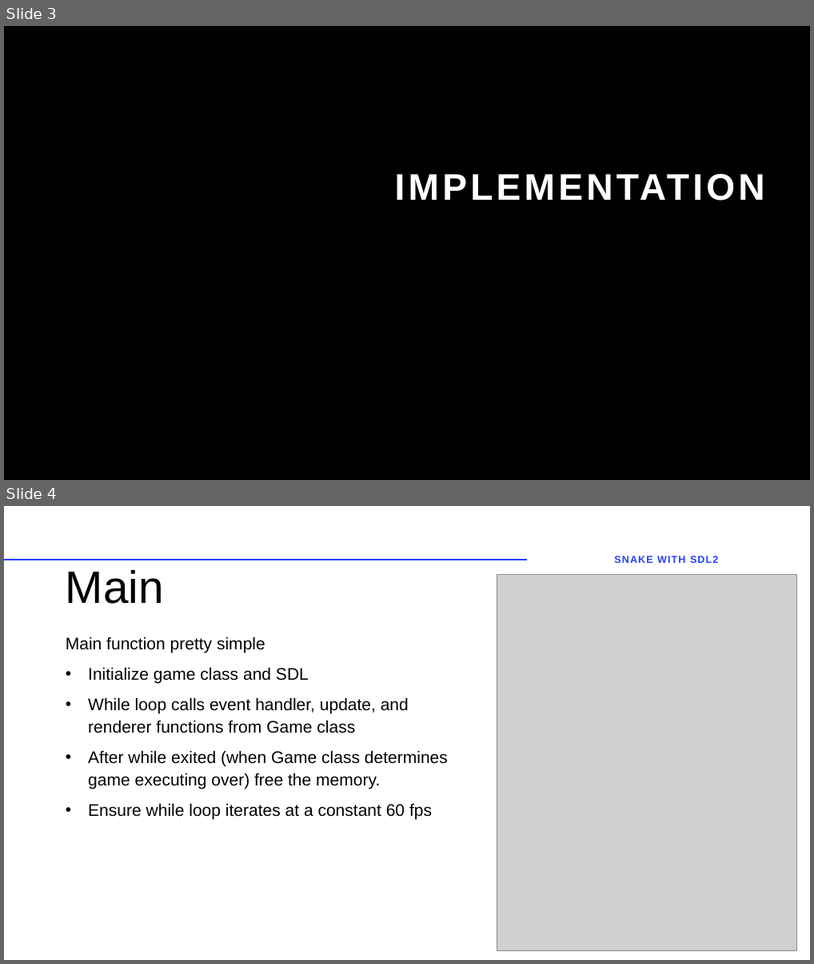
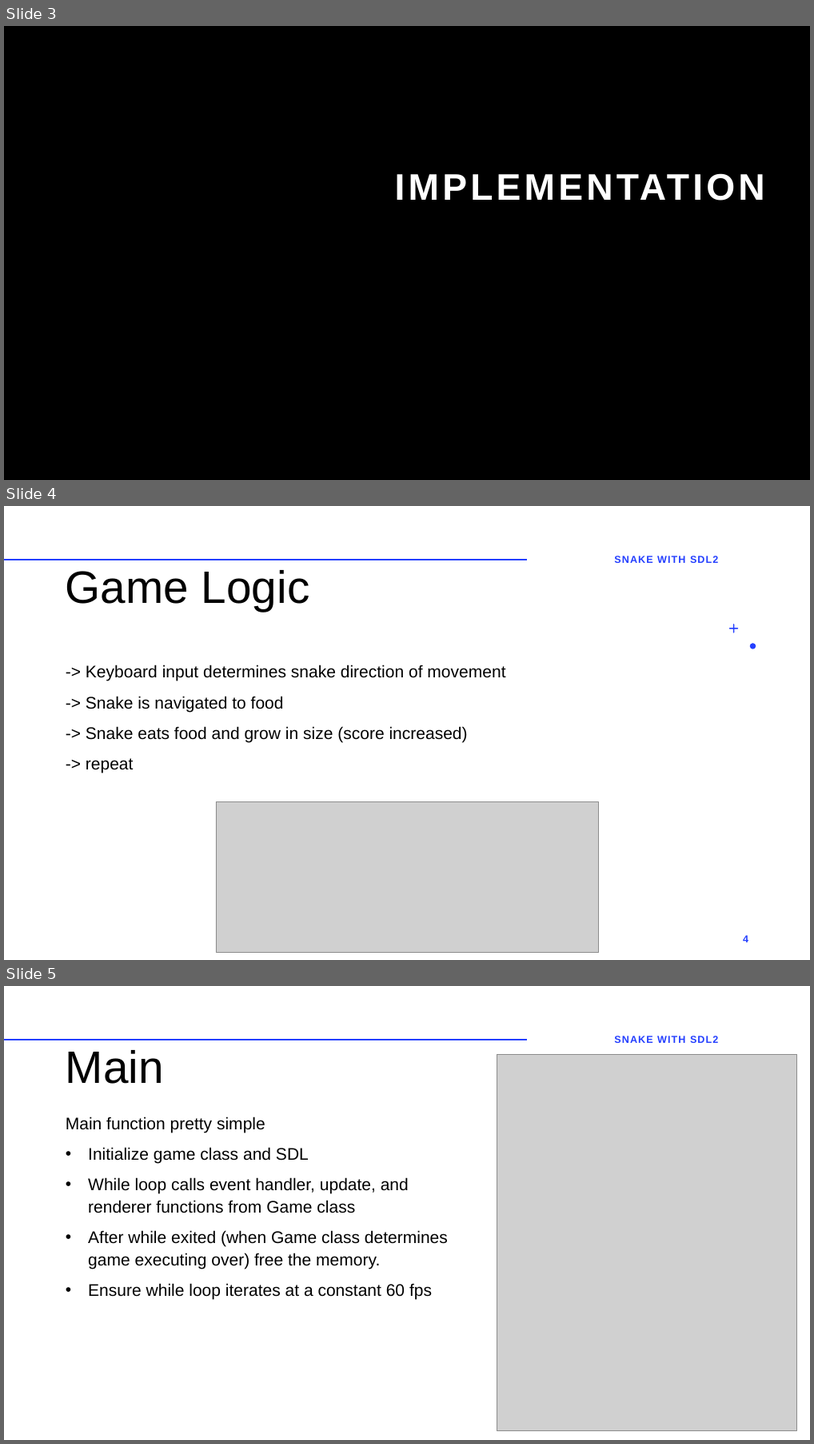
Before and after one commit to b-pardi/SnakeSDL, a slide deck: CSE165_Pardi_Garza_Babul.pptx. Shown one above the other, each under a label of ours: slides 3 and 4 before the commit, slides 3, 4 and 5 after it. The pictures are 814x964 and 814x1444 pixels, drawn with LibreOffice and Linux fonts; fonts in the diff are those of the drawing; grey boxes stand for pictures; background and template pictures are left out. Boxes give left, top, right and bottom in pixels: in the first picture for what was removed or moved away, otherwise in the second. Text is boxed around its words. In the diff, an @@ line names an element or a change of style, - is before the commit and + after.

```diff
--- a/CSE165_Pardi_Garza_Babul.pptx
+++ b/CSE165_Pardi_Garza_Babul.pptx
@@ slide 4 added at bbox=[4, 506, 810, 960], background #FFFFFF; not listed: 1 template element that a slide beside it also shows @@
@@ title added at bbox=[66, 570, 310, 611], 54 pt, text #000000 @@
+Game Logic
@@ text added at bbox=[614, 556, 718, 563], 12 pt, text #243FFF, bold @@
+SNAKE WITH SDL2
@@ freeform shape added at bbox=[730, 624, 739, 633], fill #243FFF @@
@@ freeform shape added at bbox=[750, 643, 757, 648], fill #243FFF @@
@@ text added at bbox=[86, 664, 506, 773], 20 pt, text #000000 @@
+-> Keyboard input determines snake direction of movement
+-> Snake is navigated to food
+-> Snake eats food and grow in size (score increased)
+-> repeat
@@ picture added at bbox=[216, 801, 598, 952] @@
@@ page number added at bbox=[743, 935, 749, 942], 12 pt, text #243FFF, bold @@
+4
@@ what was slide 4 is now slide 5 @@
```
Also in this commit, not shown: 3 other files.
